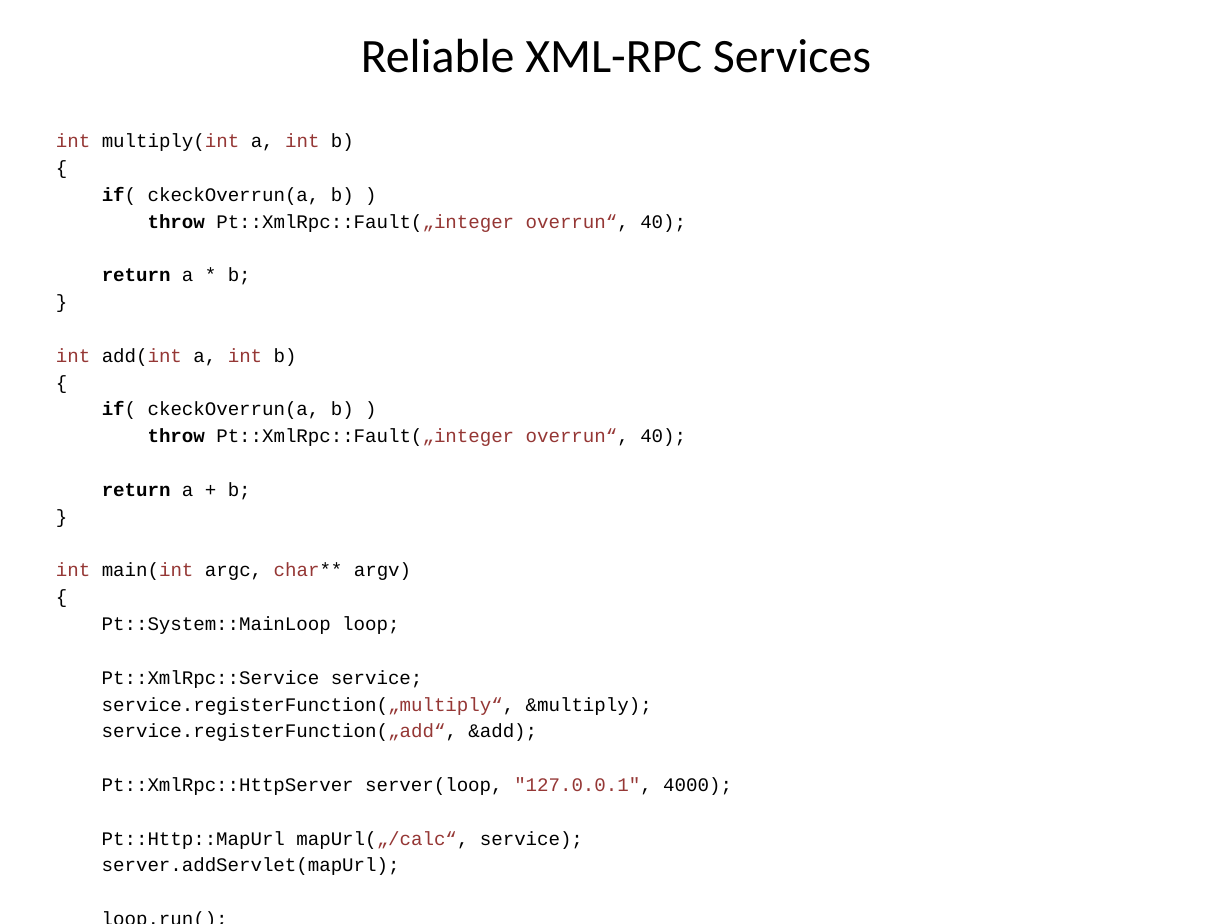
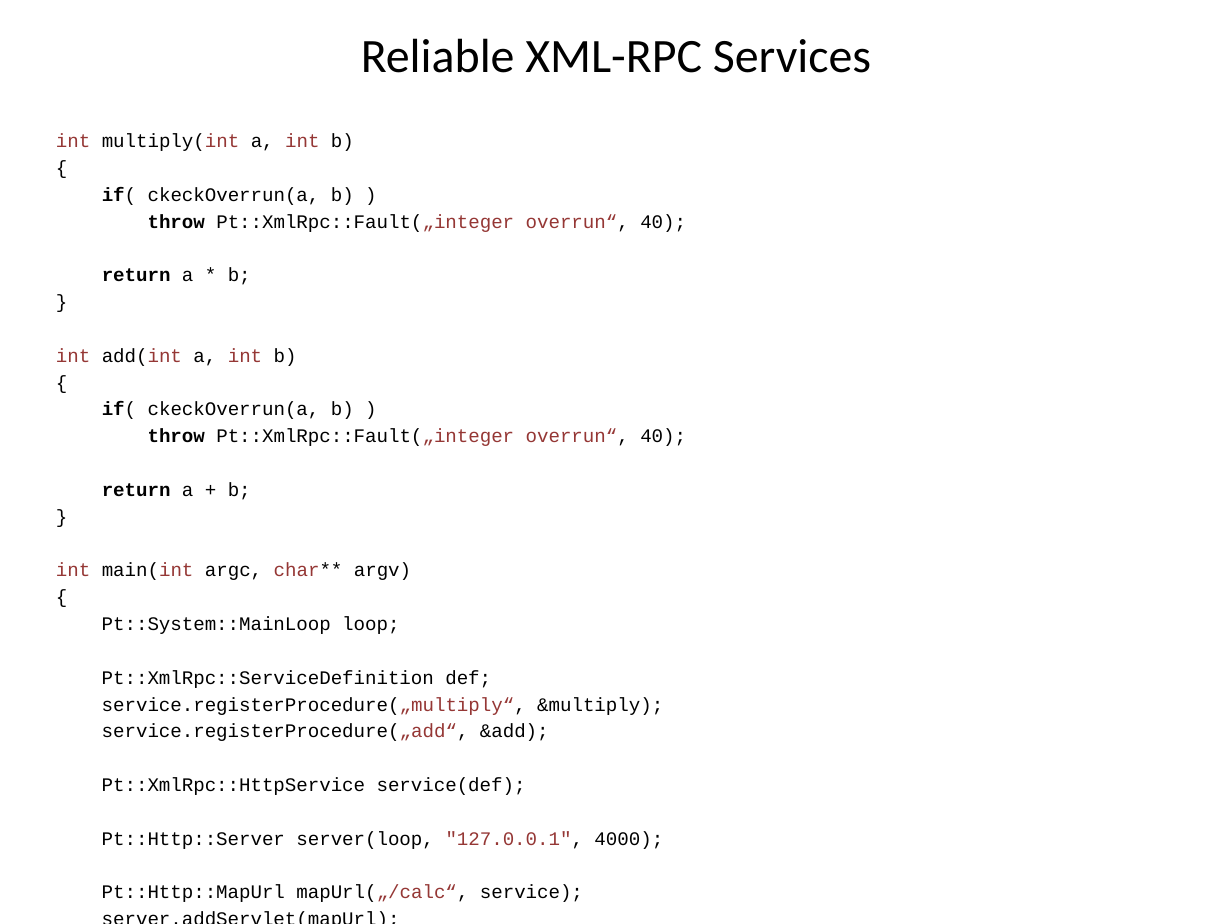
Before and after one commit to Pt-Framework/Pt, a slide deck: slide 22 of doc/other/asynchrony_for_the_masses.pptx. Drawn at 1232x924 pixels with LibreOffice and Linux fonts; fonts in the diff are those of the drawing. Boxes give left, top, right and bottom in pixels: in the first picture for what was removed or moved away, otherwise in the second. Text is boxed around its words. In the diff, an @@ line names an element or a change of style, - is before the commit and + after.

```diff
--- a/doc/other/asynchrony_for_the_masses.pptx
+++ b/doc/other/asynchrony_for_the_masses.pptx
@@ text at (102,670,663,849): text changed @@
-Pt::XmlRpc::Service service;
-service.registerFunction(„multiply“, &multiply);
-service.registerFunction(„add“, &add);
-Pt::XmlRpc::HttpServer server(loop, "127.0.0.1", 4000);
+Pt::XmlRpc::ServiceDefinition def;
+service.registerProcedure(„multiply“, &multiply);
+service.registerProcedure(„add“, &add);
+Pt::XmlRpc::HttpService service(def);
+Pt::Http::Server server(loop, "127.0.0.1", 4000);
```
Also in this commit, not shown: 13 other slides changed, 13 other files.
